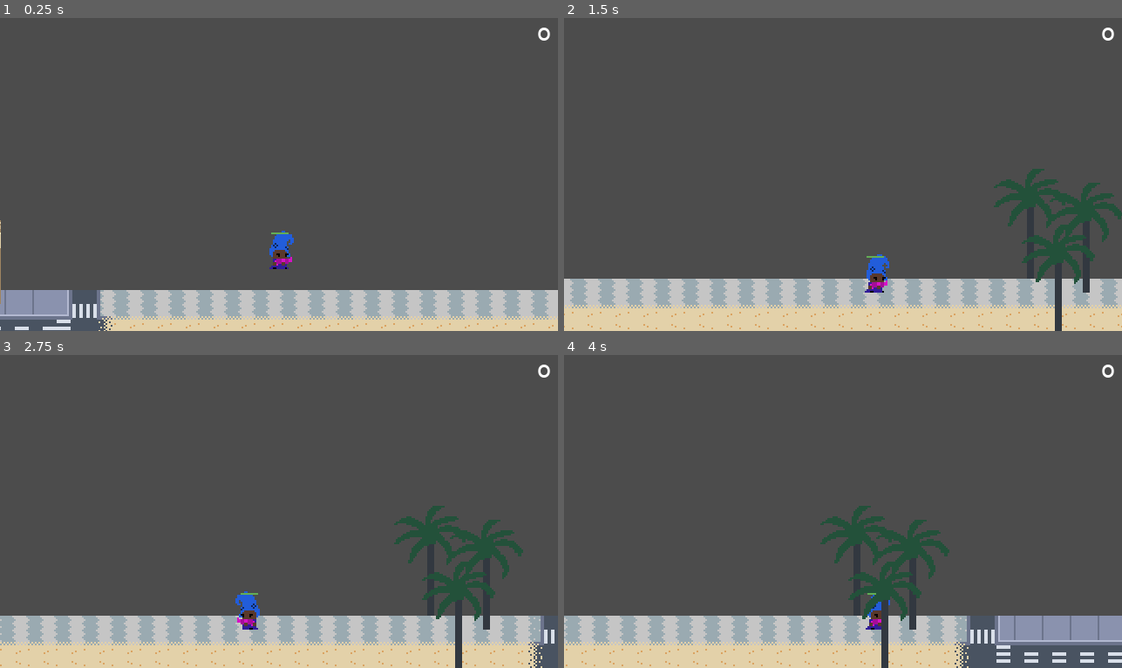
Above: before the commit, frames 1-4 (two rows, left to right).
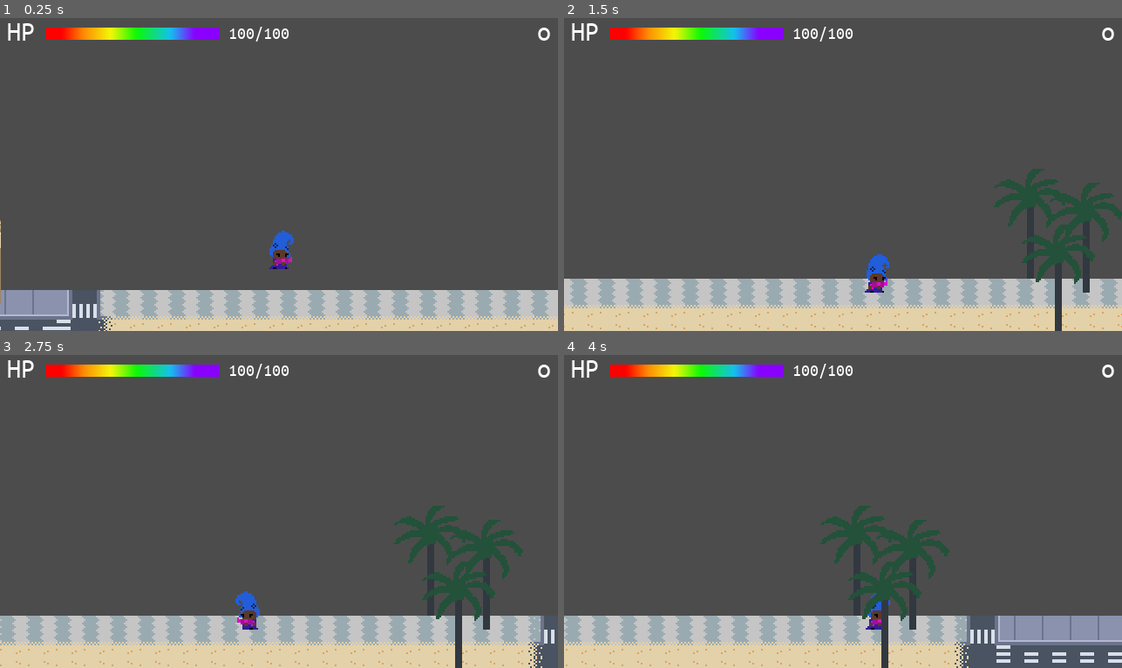
Above: after the commit, the same moments.

Repository: hamiltonromualdo/bring-ur-glam
Game: Godot game, scene res://src/Levels/Playground.tscn
The game is run twice, just before and just after one commit, with the same random seed, the same clock (stepped at 60 frames per second) and the same inputs.
Inputs:
- Up to frame 1 (0.25 s): no input
- Up to frame 2 (1.5 s): hold Right (ui_right) from 0.53 s (still down)
- Up to frame 3 (2.75 s): release Right (ui_right) at 2.03 s; hold Left (ui_left) from 2.03 s (still down)
- Up to frame 4 (4 s): release Left (ui_left) at 2.78 s; hold Right (ui_right) from 2.78 s (still down)

The runs differ from the first frame. In frame 1, 1.5% of the frame differs, in the area x 1-52%, y 1-70%; in frame 2, 1.5%; in frame 3, 1.5%; in frame 4, 1.5%.

Commit message:
Fix #35: Adding HP to HUD

Diff:
--- a/bring_ur_glam/project.godot
+++ b/bring_ur_glam/project.godot
@@ -29,6 +29,11 @@
 "language": "GDScript",
 "path": "res://src/Actors/Enemy.gd"
 }, {
+"base": "Control",
+"class": "HealthBar",
+"language": "GDScript",
+"path": "res://src/UserInterface/HealthBar.gd"
+}, {
 "base": "KinematicBody2D",
 "class": "Player",
 "language": "GDScript",
@@ -39,6 +44,7 @@
 "ColorSelectorBase": "",
 "ColorSwatch": "",
 "Enemy": "",
+"HealthBar": "",
 "Player": ""
 }
 
--- a/bring_ur_glam/src/Actors/Player.gd
+++ b/bring_ur_glam/src/Actors/Player.gd
@@ -5,8 +5,8 @@
 export var GRAVITY = 10.0
 export var JUMP_POWER = -250.0
 const FLOOR = Vector2(0, -1)
-export var HP = 10
 
+signal hit
 
 export var DIRECTION = true
 var _velocity = Vector2.ZERO
@@ -24,23 +24,18 @@
 
 
 func _ready() -> void:
-    $HealthBar.set_values(0, HP, HP)
     $PlayerImages.load_data()
 
 
 func die():
     _velocity = Vector2.ZERO
-    $HealthBar.visible = false
     $CollisionShape2D.set_deferred("disabled", true)
     $DeathTimer.start()
     sprite.flip_v(true)
 
 
 func hurt():
-    HP -= 1
-    $HealthBar.set_hp(HP)
-    if HP <= 0:
-        die()
+    emit_signal("hit")
 
 
 func get_x_input() -> float:
--- a/bring_ur_glam/src/Actors/Player.tscn
+++ b/bring_ur_glam/src/Actors/Player.tscn
@@ -1,6 +1,5 @@
-[gd_scene load_steps=7 format=2]
+[gd_scene load_steps=6 format=2]
 
-[ext_resource path="res://src/UserInterface/HealthBarGreen.tscn" type="PackedScene" id=1]
 [ext_resource path="res://src/Actors/Player.gd" type="Script" id=2]
 [ext_resource path="res://src/Objects/Gun.tscn" type="PackedScene" id=4]
 [ext_resource path="res://src/Actors/PlayerImages.tscn" type="PackedScene" id=5]
@@ -25,12 +24,6 @@
 
 [node name="DeathTimer" type="Timer" parent="."]
 
-[node name="HealthBar" parent="." instance=ExtResource( 1 )]
-margin_left = -4.7175
-margin_top = -4.995
-margin_right = -4.7175
-margin_bottom = -4.995
-
 [node name="EnemyDetector" type="Area2D" parent="."]
 collision_layer = 0
 collision_mask = 2
--- a/bring_ur_glam/src/Levels/Playground.gd
+++ b/bring_ur_glam/src/Levels/Playground.gd
@@ -5,6 +5,8 @@
 var enemiesKilled = 0
 var liveEnemies = 0
 
+var total_hp = 100
+var hp = 100
 
 func _on_enemyDied() -> void:
     enemiesKilled += 1
@@ -61,7 +63,15 @@
             instanceEnemy()
 
 
+func _on_Player_hit() -> void:
+    hp -= 10
+    $HUD.update_hp(hp)
+    if hp <= 0:
+        $Player.die()
+
+
 func _ready() -> void:
+    $HUD.set_total_hp(total_hp)
     randomize()
 
 
--- a/bring_ur_glam/src/Levels/Playground.tscn
+++ b/bring_ur_glam/src/Levels/Playground.tscn
@@ -88,3 +88,5 @@
 }
 
 [node name="HUD" parent="." instance=ExtResource( 7 )]
+
+[connection signal="hit" from="Player" to="." method="_on_Player_hit"]
--- a/bring_ur_glam/src/UserInterface/HUD.gd
+++ b/bring_ur_glam/src/UserInterface/HUD.gd
@@ -1,5 +1,19 @@
 extends CanvasLayer
+
+
+var total_hp = 100
 
 
 func update_score(score):
     $ScoreLabel.text = str(score)
+
+
+func update_hp(hp):
+    $HealthBarRbn.set_hp(hp)
+    $HPValue.text = "{hp}/{total_hp}".format({"hp": hp, "total_hp": total_hp})
+
+
+func set_total_hp(hp):
+    total_hp = hp
+    $HPValue.text = "{hp}/{total_hp}".format({"hp": total_hp, "total_hp": total_hp})
+    $HealthBarRbn.set_values(0, total_hp, total_hp)
--- a/bring_ur_glam/src/UserInterface/HUD.tscn
+++ b/bring_ur_glam/src/UserInterface/HUD.tscn
@@ -1,7 +1,13 @@
-[gd_scene load_steps=3 format=2]
+[gd_scene load_steps=6 format=2]
 
 [ext_resource path="res://src/UserInterface/HUDTheme.tres" type="Theme" id=1]
 [ext_resource path="res://src/UserInterface/HUD.gd" type="Script" id=2]
+[ext_resource path="res://src/UserInterface/HealthBarRbn.tscn" type="PackedScene" id=3]
+[ext_resource path="res://assets/UbuntuMono-Regular.ttf" type="DynamicFontData" id=4]
+
+[sub_resource type="DynamicFont" id=1]
+size = 10
+font_data = ExtResource( 4 )
 
 [node name="HUD" type="CanvasLayer"]
 script = ExtResource( 2 )
@@ -19,3 +25,31 @@
 __meta__ = {
 "_edit_use_anchors_": false
 }
+
+[node name="HPLabel" type="Label" parent="."]
+margin_left = 4.0
+margin_right = 22.0
+margin_bottom = 17.0
+theme = ExtResource( 1 )
+text = "HP"
+__meta__ = {
+"_edit_use_anchors_": false
+}
+
+[node name="HealthBarRbn" parent="." instance=ExtResource( 3 )]
+margin_left = 32.72
+margin_top = 8.88
+margin_right = 2.0
+margin_bottom = -8.58
+
+[node name="HPValue" type="Label" parent="."]
+margin_left = 131.0
+margin_top = 4.0
+margin_right = 171.0
+margin_bottom = 20.0
+theme = ExtResource( 1 )
+custom_fonts/font = SubResource( 1 )
+text = "50/120"
+__meta__ = {
+"_edit_use_anchors_": false
+}
--- a/bring_ur_glam/src/UserInterface/HealthBar.gd
+++ b/bring_ur_glam/src/UserInterface/HealthBar.gd
@@ -1,4 +1,5 @@
 extends Control
+class_name HealthBar
 
 func set_values(min_value, max_value, value):
     $ProgressBar.min_value = min_value
--- /dev/null
+++ b/bring_ur_glam/src/UserInterface/HealthBarRbn.gd
@@ -0,0 +1 @@
+extends HealthBar
--- /dev/null
+++ b/bring_ur_glam/src/UserInterface/HealthBarRbn.tres
@@ -0,0 +1,9 @@
+[gd_resource type="GradientTexture" load_steps=2 format=2]
+
+[sub_resource type="Gradient" id=6]
+offsets = PoolRealArray( 0.0873016, 0.214286, 0.373016, 0.52381, 0.722222, 0.865079 )
+colors = PoolColorArray( 1, 0, 0, 1, 1, 0.549866, 0.0234375, 1, 0.965325, 0.972656, 0.0341949, 1, 0.049191, 0.980469, 0.0191498, 1, 0.0809021, 0.759894, 0.941406, 1, 0.545098, 0, 1, 1 )
+
+[resource]
+gradient = SubResource( 6 )
+width = 50
--- /dev/null
+++ b/bring_ur_glam/src/UserInterface/HealthBarRbn.tscn
@@ -0,0 +1,48 @@
+[gd_scene load_steps=4 format=2]
+
+[ext_resource path="res://src/UserInterface/HealthBarRbn.gd" type="Script" id=1]
+[ext_resource path="res://src/UserInterface/HealthBarRbn.tres" type="Texture" id=2]
+[ext_resource path="res://src/UserInterface/HealthBarRbn2.tres" type="Texture" id=3]
+
+[node name="HealthBarRbn" type="Control"]
+anchor_left = -0.021
+anchor_top = -0.016
+anchor_right = 0.075
+anchor_bottom = 0.081
+margin_left = 6.0
+margin_top = 2.88
+margin_right = -24.0
+margin_bottom = -14.58
+rect_pivot_offset = Vector2( -88.28, 44 )
+script = ExtResource( 1 )
+__meta__ = {
+"_edit_use_anchors_": false
+}
+
+[node name="ProgressBar" type="TextureProgress" parent="."]
+anchor_right = 1.0
+anchor_bottom = 1.0
+margin_right = 100.0
+margin_bottom = 7.0
+value = 50.0
+texture_progress = ExtResource( 2 )
+nine_patch_stretch = true
+__meta__ = {
+"_edit_use_anchors_": false
+}
+
+[node name="ProgressBar2" type="TextureProgress" parent="ProgressBar"]
+show_behind_parent = true
+anchor_right = 1.0
+anchor_bottom = 1.0
+value = 70.0
+texture_progress = ExtResource( 3 )
+nine_patch_stretch = true
+__meta__ = {
+"_edit_use_anchors_": false
+}
+
+[node name="Timer" type="Timer" parent="ProgressBar"]
+wait_time = 0.3
+
+[connection signal="timeout" from="ProgressBar/Timer" to="." method="_on_Timer_timeout"]
--- /dev/null
+++ b/bring_ur_glam/src/UserInterface/HealthBarRbn2.tres
@@ -0,0 +1,9 @@
+[gd_resource type="GradientTexture" load_steps=2 format=2]
+
+[sub_resource type="Gradient" id=6]
+offsets = PoolRealArray( 0.0873016, 0.214286, 0.373016, 0.52381, 0.722222, 0.865079 )
+colors = PoolColorArray( 0.75, 0, 0, 1, 0.75, 0.407, 0.015, 1, 0.738, 0.75, 0.03, 1, 0.0395, 0.75, 0.015, 1, 0.0675, 0.602125, 0.75, 1, 0.4125, 0, 0.75, 1 )
+
+[resource]
+gradient = SubResource( 6 )
+width = 50
